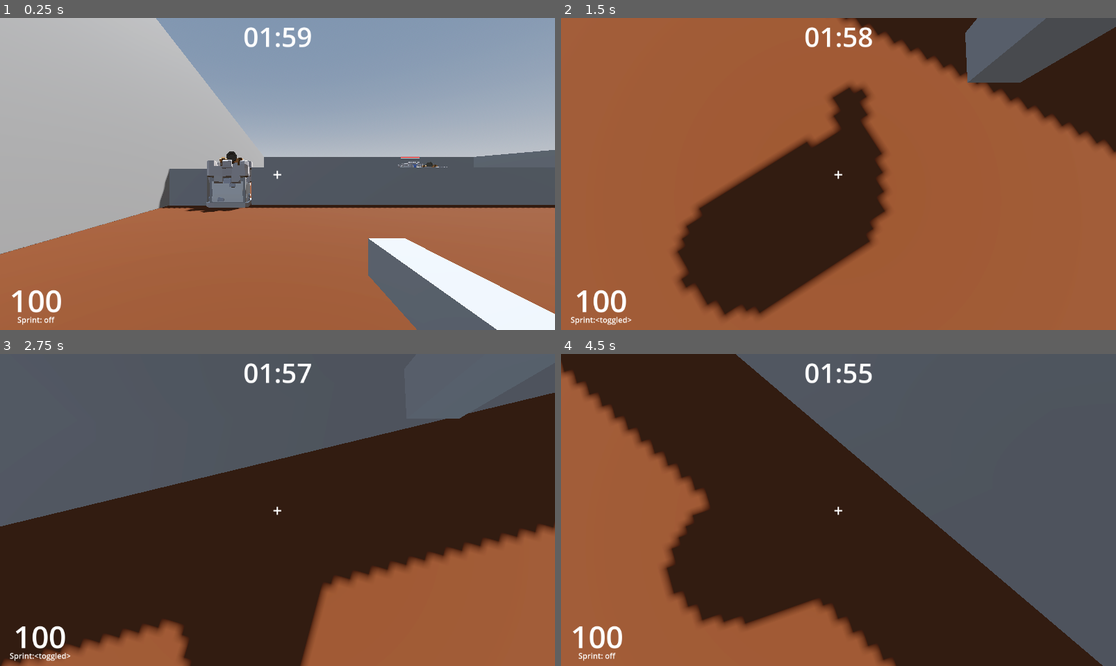
Above: before the commit, frames 1-4 (two rows, left to right).
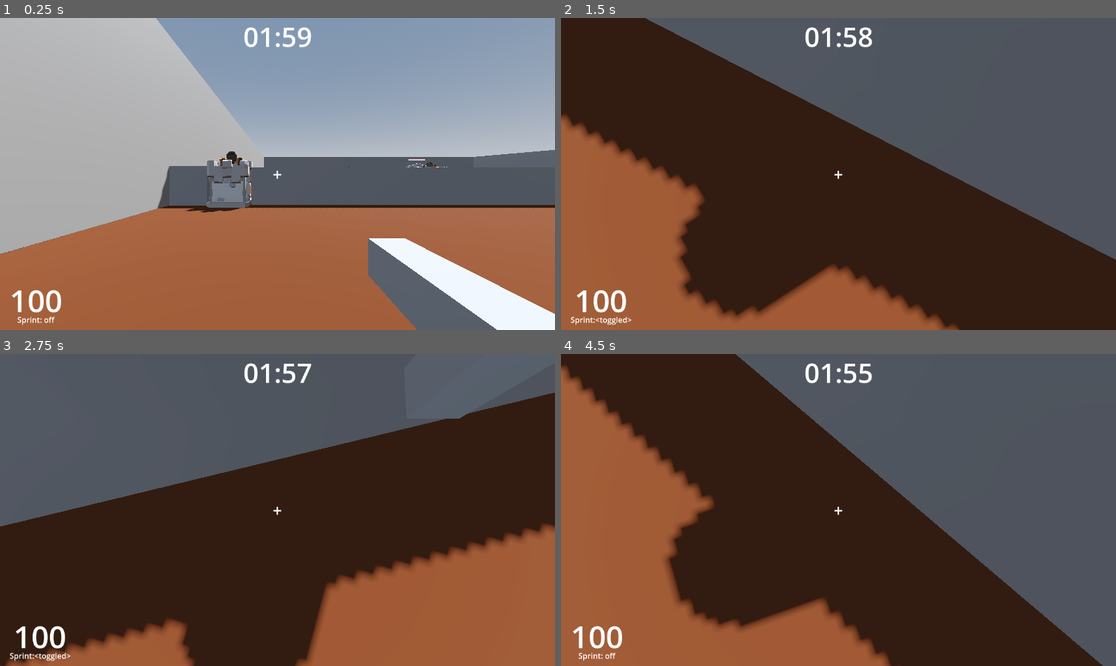
Above: after the commit, the same moments.

Repository: CSbean/Tower-Blaster
Game: Godot game, scene res://world.tscn
Same seed, same stepped clock (60 frames per second), same inputs: the game is played once before the commit and once after it.
Inputs (mouse positions are in pixels of both pictures, inside the frame that each line leads up to):
- Up to frame 1 (0.25 s): no input
- Up to frame 2 (1.5 s): move the mouse to (866, 174) at 0.52 s; hold Up (ui_up) from 0.53 s (still down); tap Shift (sprint_toggle) at 0.6 s; tap Space (jump) at 0.77 s; move the mouse to (810, 174) at 1.27 s; right-click (810, 174) at 1.35 s
- Up to frame 3 (2.75 s): keep holding Up (ui_up); tap Space (jump) at 1.52 s; tap Shift (sprint_toggle) at 1.55, 2.3 s; move the mouse to (288, 503) at 2.02 s; tap W (move_foward) at 2.1 s
- Up to frame 4 (4.5 s): keep holding Up (ui_up); tap Enter at 2.75 s; move the mouse to (832, 516) at 2.77 s; click (832, 516) at 2.85 s; tap Space (jump) at 3.02, 3.77 s; tap Shift (sprint_toggle) at 3.05, 3.6, 4.35 s; move the mouse to (877, 513) at 3.52 s; move the mouse to (794, 506) at 4.27 s

The runs differ from the first frame. In frame 1, 0.2% of the frame differs, in the area x 28-77%, y 44-62%; in frame 2, 65%, in the area x 0-100%, y 0-100%; in frame 3, 1.2%; in frame 4, 1.6%.

Commit message:
made the maze and started turret range not working

Diff:
--- a/tower-blaster/character_body_3d.gd
+++ b/tower-blaster/character_body_3d.gd
@@ -2,7 +2,7 @@
 class_name Player
 
 # https://www.youtube.com/watch?v=fAVetlIROXM
-var SPEED = 30.0 #5.0
+var SPEED = 5.0 #5.0
 const JUMP_VELOCITY = 3
 #finish the game Over signal in world
 @onready var camera_3d: Camera3D = $Camera3D
@@ -34,7 +34,7 @@
 	if Input.is_action_just_pressed("sprint_toggle"):
 		if not sprinting:
 			sprinting = true
-			SPEED = 10.0
+			SPEED = 15.0
 			ui.sprint_toggle()
 		else:
 			sprinting = false
--- a/tower-blaster/turret.gd
+++ b/tower-blaster/turret.gd
@@ -5,14 +5,21 @@
 @onready var player: Player = $"../Player"
 @onready var cannon: Node3D = $turretBace/turretTop/Cannon
 @onready var animation_player: AnimationPlayer = $AnimationPlayer
+@onready var collision_shape_3d: CollisionShape3D = $Area3D2/CollisionShape3D
+
+
+@export var rangeX = 20
+@export var rangeZ = 20
 
 var proj = preload("res://cannon_projectile.tscn")
 var health = 100
 var alive = true
+var playerInRange = false
+
 # Called when the node enters the scene tree for the first time.
 func _ready() -> void:
-	pass # Replace with function body.
-
+	collision_shape_3d.shape.size = Vector3(rangeX,5,rangeZ)
+	print(name,collision_shape_3d.shape.size)
 
 # Called every frame. 'delta' is the elapsed time since the previous frame.
 func _process(_delta: float) -> void:
@@ -23,7 +30,7 @@
 
 
 func _on_timer_timeout() -> void:
-	if health > 0:
+	if health > 0 and playerInRange:
 		var new_proj = proj.instantiate()
 		add_child(new_proj)
 		new_proj.global_position = cannon.global_position
@@ -38,3 +45,13 @@
 		health = 0
 		cannon.rotate_x(-30.0)
 		#create_tween()
+
+
+func _on_area_3d_2_body_entered(body: Node3D) -> void:
+	if body is Player:
+		playerInRange = true
+
+
+func _on_area_3d_2_body_exited(body: Node3D) -> void:
+	if body is Player:
+		playerInRange = false
--- a/tower-blaster/turret.tscn
+++ b/tower-blaster/turret.tscn
@@ -44,6 +44,9 @@
 [sub_resource type="BoxShape3D" id="BoxShape3D_c5apd"]
 size = Vector3(2, 2, 2)
 
+[sub_resource type="BoxShape3D" id="BoxShape3D_coqkk"]
+size = Vector3(20, 5, 20)
+
 [node name="turret" type="Node3D" unique_id=1242701056]
 script = ExtResource("1_c5apd")
 
@@ -77,6 +80,15 @@
 transform = Transform3D(1, 0, 0, 0, 1, 0, 0, 0, 1, 0, 1, 0)
 shape = SubResource("BoxShape3D_c5apd")
 
+[node name="Area3D2" type="Area3D" parent="." unique_id=451275295]
+collision_mask = 2
+
+[node name="CollisionShape3D" type="CollisionShape3D" parent="Area3D2" unique_id=1140544727]
+transform = Transform3D(1, 0, 0, 0, 1, 0, 0, 0, 1, 0, 2.5, 0)
+shape = SubResource("BoxShape3D_coqkk")
+
 [connection signal="timeout" from="Timer" to="." method="_on_timer_timeout"]
+[connection signal="body_entered" from="Area3D2" to="." method="_on_area_3d_2_body_entered"]
+[connection signal="body_exited" from="Area3D2" to="." method="_on_area_3d_2_body_exited"]
 
 [editable path="turretbase/TurretBase"]
--- a/tower-blaster/world.tscn
+++ b/tower-blaster/world.tscn
@@ -33,7 +33,7 @@
 shadow_enabled = true
 
 [node name="floor" type="CSGBox3D" parent="." unique_id=1148420619]
-transform = Transform3D(1, 0, 0, 0, 1, 0, 0, 0, 1, 0, -0.25, 0)
+transform = Transform3D(1, 0, 0, 0, 1, 0, 0, 0, 1, -0.025998116, -0.24999905, 0.029759407)
 use_collision = true
 size = Vector3(100, 0.5, 100)
 material = SubResource("StandardMaterial3D_fj7yv")
@@ -42,21 +42,50 @@
 transform = Transform3D(1, 0, 0, 0, 1, 0, 0, 0, 1, -43.631073, 1.5406945, 46.98571)
 
 [node name="turret" parent="." unique_id=1242701056 instance=ExtResource("2_fj7yv")]
-transform = Transform3D(1, 0, 0, 0, 1, 0, 0, 0, 1, 7.0538187, 0, -17.764715)
+transform = Transform3D(1, 0, 0, 0, 1, 0, 0, 0, 1, 21.59462, 0, -32.353825)
+
+[node name="turret12" parent="." unique_id=735083019 instance=ExtResource("2_fj7yv")]
+transform = Transform3D(1, 0, 0, 0, 1, 0, 0, 0, 1, -9.496182, 0, -31.5074)
+
+[node name="turret13" parent="." unique_id=236917064 instance=ExtResource("2_fj7yv")]
+transform = Transform3D(1, 0, 0, 0, 1, 0, 0, 0, 1, 13.245674, 0, -18.891153)
 
 [node name="UI" parent="." unique_id=812937870 instance=ExtResource("3_tlwt5")]
 
 [node name="Base" parent="." unique_id=435660568 instance=ExtResource("4_aqk2v")]
-transform = Transform3D(1, 0, 0, 0, 1, 0, 0, 0, 1, -7.827291, 0, -7.842252)
+transform = Transform3D(1, 0, 0, 0, 1, 0, 0, 0, 1, -0.51398516, 0, -16.039906)
 
 [node name="turret2" parent="." unique_id=2099862574 instance=ExtResource("2_fj7yv")]
 transform = Transform3D(1, 0, 0, 0, 1, 0, 0, 0, 1, -46.429543, 0, 34.596)
+rangeX = 100
+rangeZ = 100
 
 [node name="turret3" parent="." unique_id=602886092 instance=ExtResource("2_fj7yv")]
 transform = Transform3D(1, 0, 0, 0, 1, 0, 0, 0, 1, -26.934475, 0, 24.684368)
 
+[node name="turret5" parent="." unique_id=492311267 instance=ExtResource("2_fj7yv")]
+transform = Transform3D(1, 0, 0, 0, 1, 0, 0, 0, 1, -30.5989, 0, 9.82831)
+
+[node name="turret6" parent="." unique_id=944390453 instance=ExtResource("2_fj7yv")]
+transform = Transform3D(1, 0, 0, 0, 1, 0, 0, 0, 1, -36.48646, 0, -11.652382)
+
+[node name="turret11" parent="." unique_id=1914788794 instance=ExtResource("2_fj7yv")]
+transform = Transform3D(1, 0, 0, 0, 1, 0, 0, 0, 1, -22.054148, 0, -37.309006)
+
 [node name="turret4" parent="." unique_id=1111293291 instance=ExtResource("2_fj7yv")]
-transform = Transform3D(1, 0, 0, 0, 1, 0, 0, 0, 1, 2.9395876, 0, 24.684368)
+transform = Transform3D(1, 0, 0, 0, 1, 0, 0, 0, 1, 2.94, 0, 24.684)
+
+[node name="turret10" parent="." unique_id=1980835822 instance=ExtResource("2_fj7yv")]
+transform = Transform3D(1, 0, 0, 0, 1, 0, 0, 0, 1, 37.482113, 0, 34.399296)
+
+[node name="turret7" parent="." unique_id=1031691807 instance=ExtResource("2_fj7yv")]
+transform = Transform3D(1, 0, 0, 0, 1, 0, 0, 0, 1, 29.703056, 0, 9.033512)
+
+[node name="turret9" parent="." unique_id=1612955851 instance=ExtResource("2_fj7yv")]
+transform = Transform3D(1, 0, 0, 0, 1, 0, 0, 0, 1, 21.61997, 0, 1.4220839)
+
+[node name="turret8" parent="." unique_id=312979946 instance=ExtResource("2_fj7yv")]
+transform = Transform3D(1, 0, 0, 0, 1, 0, 0, 0, 1, 41.639225, 0, -10.554806)
 
 [node name="OutsideWalls" type="Node3D" parent="." unique_id=493074190]
 
@@ -85,29 +114,119 @@
 [node name="CSGBox3D2" type="CSGBox3D" parent="MazeWalls" unique_id=1182585433]
 transform = Transform3D(1, 0, 0, 0, 1, 0, 0, 0, 1, -14.460433, 1, 34.476)
 use_collision = true
-size = Vector3(61.38272, 2.5, 1)
+size = Vector3(61.383, 2.5, 1)
 
 [node name="CSGBox3D3" type="CSGBox3D" parent="MazeWalls" unique_id=1745659936]
-transform = Transform3D(-4.371139e-08, 0, 1, 0, 1, 0, -1, 0, -4.371139e-08, 22.994286, 1, 14.991365)
-use_collision = true
-size = Vector3(61.38272, 2.5, 1)
+transform = Transform3D(-4.371139e-08, 0, 1, 0, 1, 0, -1, 0, -4.371139e-08, 22.994286, 1, 32.67054)
+use_collision = true
+size = Vector3(26.024, 2.5, 1)
+
+[node name="CSGBox3D24" type="CSGBox3D" parent="MazeWalls" unique_id=534732954]
+transform = Transform3D(1, 0, 0, 0, 1, 0, 0, 0, 1, 29.319714, 1, 34.40123)
+use_collision = true
+size = Vector3(13.374, 2.5, 1)
+
+[node name="CSGBox3D12" type="CSGBox3D" parent="MazeWalls" unique_id=71912296]
+transform = Transform3D(1, 0, 0, 0, 1, 0, 0, 0, 1, 8.075085, 1, 11.064615)
+use_collision = true
+size = Vector3(55.863, 2.5, 1)
+
+[node name="CSGBox3D13" type="CSGBox3D" parent="MazeWalls" unique_id=572695273]
+transform = Transform3D(-4.371139e-08, 0, 1, 0, 1, 0, -1, 0, -4.371139e-08, 29.882248, 1, -17.251965)
+use_collision = true
+size = Vector3(49.777, 2.5, 1)
+
+[node name="CSGBox3D18" type="CSGBox3D" parent="MazeWalls" unique_id=1869162847]
+transform = Transform3D(1, 0, 0, 0, 1, 0, 0, 0, 1, -5.3904076, 1, -41.6478)
+use_collision = true
+size = Vector3(71.402, 2.5, 1)
+
+[node name="CSGBox3D19" type="CSGBox3D" parent="MazeWalls" unique_id=2094705634]
+transform = Transform3D(-4.371139e-08, 0, 1, 0, 1, 0, -1, 0, -4.371139e-08, -40.58519, 1, -30.796347)
+use_collision = true
+size = Vector3(22.698, 2.5, 1)
+
+[node name="CSGBox3D22" type="CSGBox3D" parent="MazeWalls" unique_id=641243704]
+transform = Transform3D(1, 0, 0, 0, 1, 0, 0, 0, 1, -26.716219, 1, -32.77137)
+use_collision = true
+size = Vector3(14.069, 2.5, 1)
+
+[node name="CSGBox3D14" type="CSGBox3D" parent="MazeWalls" unique_id=1927600829]
+transform = Transform3D(1, 0, 0, 0, 1, 0, 0, 0, 1, 35.707138, 1, 1.3546143)
+use_collision = true
+size = Vector3(12.695, 2.5, 1)
+
+[node name="CSGBox3D20" type="CSGBox3D" parent="MazeWalls" unique_id=1657017823]
+transform = Transform3D(1, 0, 0, 0, 1, 0, 0, 0, 1, -0.18554068, 1, 1.3546143)
+use_collision = true
+size = Vector3(40.929, 2.5, 1)
+
+[node name="CSGBox3D23" type="CSGBox3D" parent="MazeWalls" unique_id=1249448259]
+transform = Transform3D(-4.371139e-08, 0, 1, 0, 1, 0, -1, 0, -4.371139e-08, 21.646372, 1, -15.413618)
+use_collision = true
+size = Vector3(31.047, 2.5, 1)
+
+[node name="CSGBox3D21" type="CSGBox3D" parent="MazeWalls" unique_id=1590107598]
+transform = Transform3D(-4.371139e-08, 0, 1, 0, 1, 0, -1, 0, -4.371139e-08, -20.158806, 1, -19.780457)
+use_collision = true
+size = Vector3(43.075, 2.5, 1)
+
+[node name="CSGBox3D15" type="CSGBox3D" parent="MazeWalls" unique_id=992519613]
+transform = Transform3D(-4.371139e-08, 0, 1, 0, 1, 0, -1, 0, -4.371139e-08, 41.550144, 1, -3.7578106)
+use_collision = true
+size = Vector3(10.899, 2.5, 1)
+
+[node name="CSGBox3D16" type="CSGBox3D" parent="MazeWalls" unique_id=876798859]
+transform = Transform3D(-4.371139e-08, 0, 1, 0, 1, 0, -1, 0, -4.371139e-08, 41.550144, 1, -15.953268)
+use_collision = true
+size = Vector3(7.876, 2.5, 1)
+
+[node name="CSGBox3D17" type="CSGBox3D" parent="MazeWalls" unique_id=516578017]
+transform = Transform3D(1, 0, 0, 0, 1, 0, 0, 0, 1, 38.075375, 1, -19.389454)
+use_collision = true
+size = Vector3(7.876, 2.5, 1)
 
 [node name="CSGBox3D4" type="CSGBox3D" parent="MazeWalls" unique_id=529880834]
 transform = Transform3D(0.99999994, 0, 0, 0, 1, 0, 0, 0, 0.99999994, 35.11041, 1, 24.86645)
 use_collision = true
-size = Vector3(61.38272, 2.5, 1)
+size = Vector3(61.383, 2.5, 1)
 
 [node name="CSGBox3D5" type="CSGBox3D" parent="MazeWalls" unique_id=1664283773]
 transform = Transform3D(0.99999994, 0, 0, 0, 1, 0, 0, 0, 0.99999994, -12.079924, 1, 24.86645)
 use_collision = true
-size = Vector3(27.018509, 2.5, 1)
+size = Vector3(27.019, 2.5, 1)
+
+[node name="CSGBox3D7" type="CSGBox3D" parent="MazeWalls" unique_id=1901405212]
+transform = Transform3D(0.99999994, 0, 0, 0, 1, 0, 0, 0, 0.99999994, -40.18224, 1, 11.742714)
+use_collision = true
+size = Vector3(20.219, 2.5, 1)
+
+[node name="CSGBox3D8" type="CSGBox3D" parent="MazeWalls" unique_id=1131946922]
+transform = Transform3D(-4.371138e-08, 0, -0.9999998, 0, 1, 0, 0.9999998, 0, -4.371138e-08, -30.614346, 1, -1.8699236)
+use_collision = true
+size = Vector3(20.219, 2.5, 1)
+
+[node name="CSGBox3D9" type="CSGBox3D" parent="MazeWalls" unique_id=129798449]
+transform = Transform3D(0.9999998, 0, 0, 0, 1, 0, 0, 0, 0.9999998, -33.04918, 1, -11.48801)
+use_collision = true
+size = Vector3(4.013, 2.5, 1)
+
+[node name="CSGBox3D11" type="CSGBox3D" parent="MazeWalls" unique_id=1283687888]
+transform = Transform3D(0.9999998, 0, 0, 0, 1, 0, 0, 0, 0.9999998, -40.932663, 1, -11.48801)
+use_collision = true
+size = Vector3(5.787, 2.5, 1)
+
+[node name="CSGBox3D10" type="CSGBox3D" parent="MazeWalls" unique_id=1455288292]
+transform = Transform3D(-4.371138e-08, 0, 0.9999998, 0, 1, 0, -0.9999998, 0, -4.371138e-08, -43.346542, 1, -4.8793077)
+use_collision = true
+size = Vector3(12.81, 2.5, 1)
 
 [node name="CSGBox3D6" type="CSGBox3D" parent="MazeWalls" unique_id=1363939389]
 transform = Transform3D(0.99999994, 0, 0, 0, 1, 0, 0, 0, 0.99999994, -35.167377, 1, 24.86645)
 use_collision = true
-size = Vector3(13.7116585, 2.5, 1)
+size = Vector3(13.712, 2.5, 1)
 
 [node name="CSGBox3D" type="CSGBox3D" parent="MazeWalls" unique_id=1898471980]
 transform = Transform3D(1, 0, 0, 0, 1, 0, 0, 0, 1, -48.87318, 1.0492847, 34.578156)
 use_collision = true
-size = Vector3(2.1848145, 2.180725, 1)
+size = Vector3(2.185, 2.5, 1)
